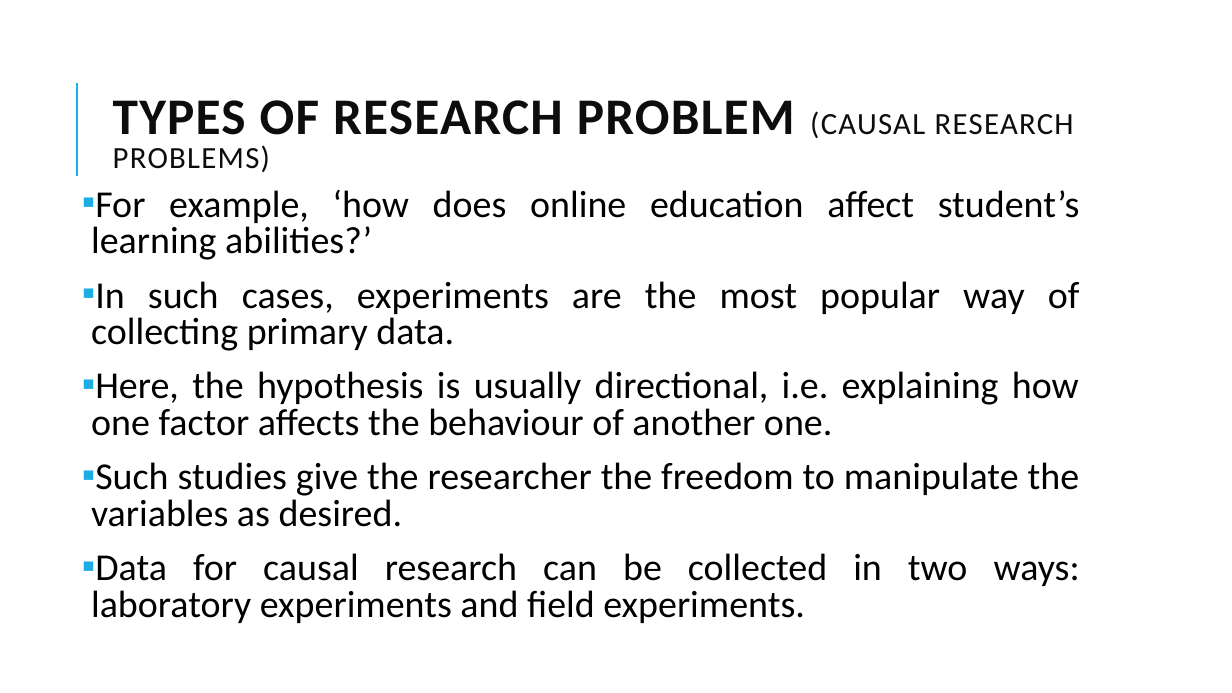
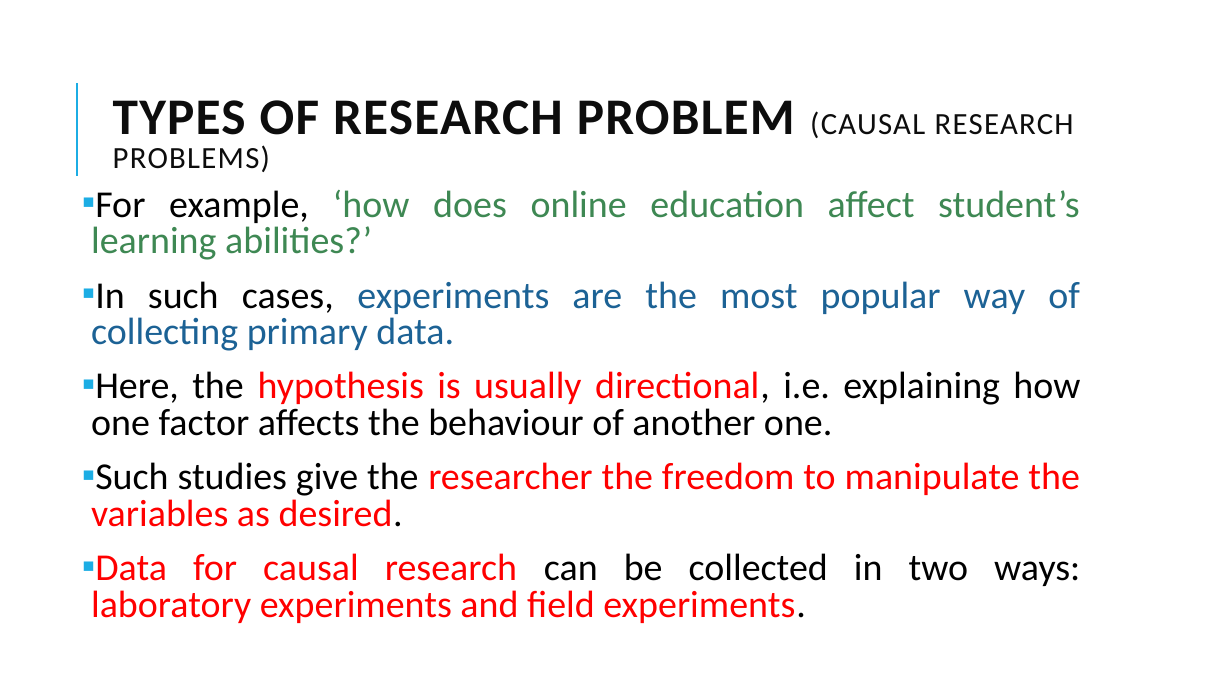
Before and after one commit to ahmedbilal7891/MSCS-2nd-Semester, a slide deck: slide 30 of BM-723 _Business research method/BooksAndNotes/Lec Two.pptx. Drawn at 1232x693 pixels with LibreOffice and Linux fonts; fonts in the diff are those of the drawing. Boxes give left, top, right and bottom in pixels: in the first picture for what was removed or moved away, otherwise in the second. Text is boxed around its words. In the diff, an @@ line names an element or a change of style, - is before the commit and + after.

```diff
--- a/BM-723 _Business research method/BooksAndNotes/Lec Two.pptx
+++ b/BM-723 _Business research method/BooksAndNotes/Lec Two.pptx
@@ text "For example, ‘how does online ..." at box(91, 190, 1080, 623): text colour #000000 to #3E8853 in "‘how does online education affect student’s learning ..."; text colour #000000 to #1D6294 in "experiments are the most popular way of ..."; text colour #000000 to #FF0000 in "hypothesis is usually directional,", "researcher the freedom to manipulate the variables ...", "Data for causal research laboratory experiments and ..." @@
```
Also in this commit, not shown: 5 other slides changed, 22 other files.
